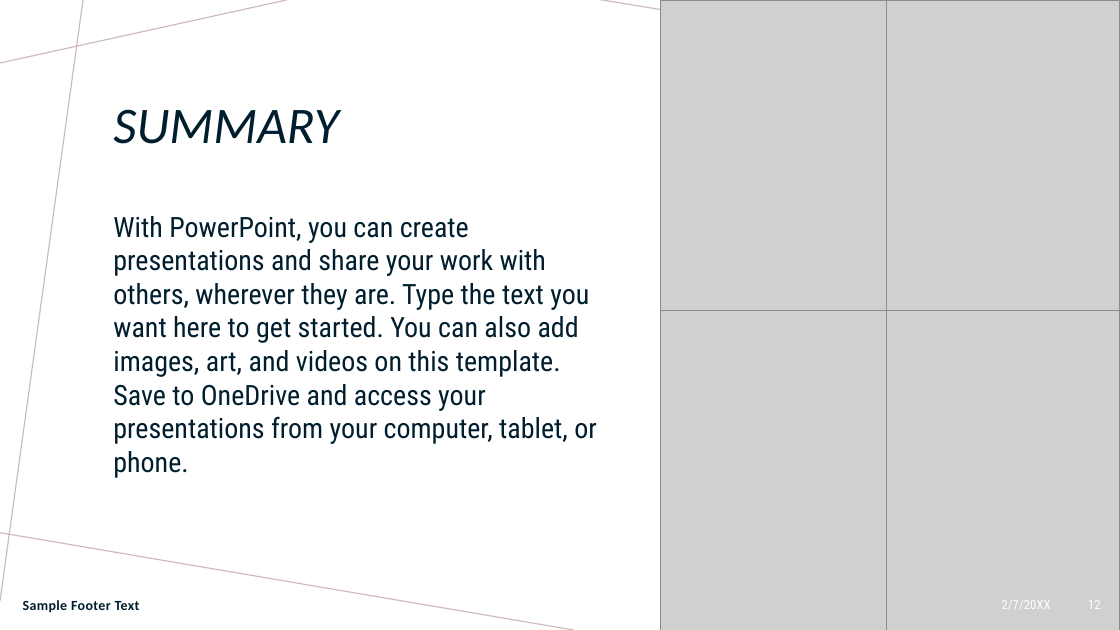
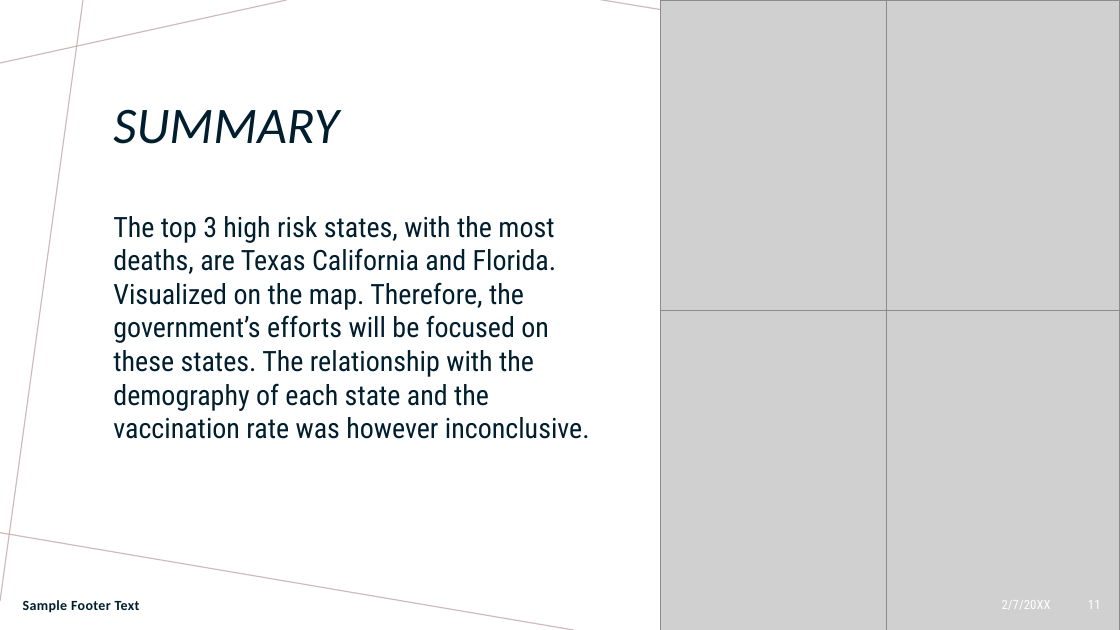
Before and after one commit to Edimayo5/Project3_group1, a slide deck: slide 11 of COVID VACCINATION and EDUCATION IN THE UNITED STATES-.pptx (slide 12 before the commit). Drawn at 1120x630 pixels with LibreOffice and Linux fonts; fonts in the diff are those of the drawing; grey boxes stand for pictures. Boxes give left, top, right and bottom in pixels: in the first picture for what was removed or moved away, otherwise in the second. Text is boxed around its words. In the diff, an @@ line names an element or a change of style, - is before the commit and + after.

```diff
--- a/COVID VACCINATION and EDUCATION IN THE UNITED STATES-.pptx
+++ b/COVID VACCINATION and EDUCATION IN THE UNITED STATES-.pptx
@@ text at (113,216,590,439): text changed @@
-With PowerPoint, you can create presentations and share your work with others, wherever they are. Type the text you want here to get started. You can also add images, art, and videos on this template. Save to OneDrive and access your presentations from your computer, tablet, or phone.
+The top 3 high risk states, with the most deaths, are Texas California and Florida. Visualized on the map. Therefore, the government’s efforts will be focused on these states. The relationship with the demography of each state and the vaccination rate was however inconclusive.
```
Also in this commit, not shown: 4 other slides changed, 1 slide removed.
